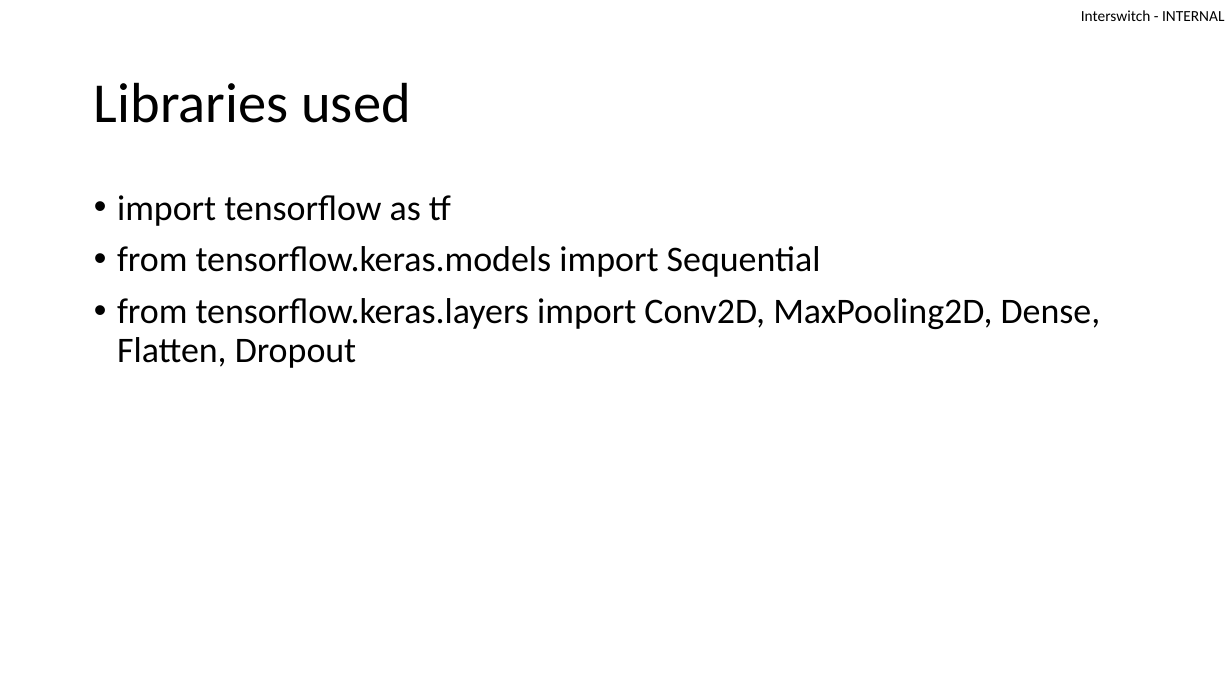
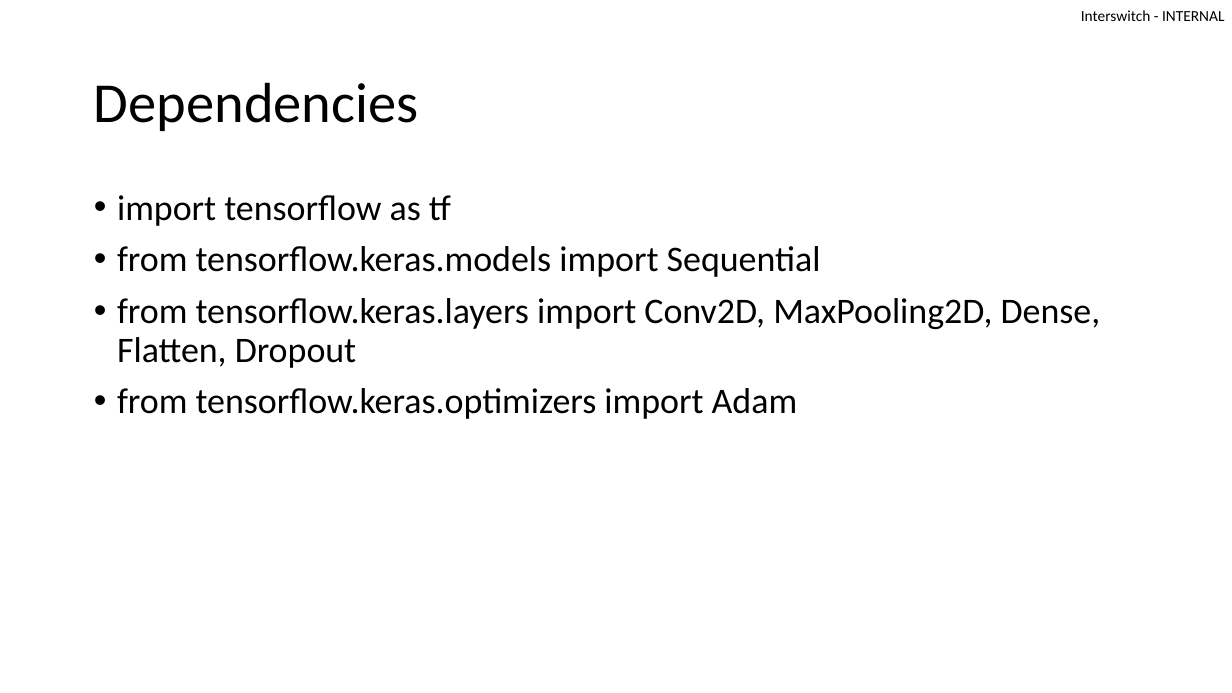
Before and after one commit to Lusomaj/Deep_Learning_individual_Project_jl, a slide deck: slide 2 of OpacityPowerPointJosephLusoma.pptx. Drawn at 1232x693 pixels with LibreOffice and Linux fonts; fonts in the diff are those of the drawing. Boxes give left, top, right and bottom in pixels: in the first picture for what was removed or moved away, otherwise in the second. Text is boxed around its words. In the diff, an @@ line names an element or a change of style, - is before the commit and + after.

```diff
--- a/OpacityPowerPointJosephLusoma.pptx
+++ b/OpacityPowerPointJosephLusoma.pptx
@@ title at (x1=94, y1=82, x2=418, y2=131): text changed @@
-Libraries used
+Dependencies
@@ text at (x1=117, y1=388, x2=797, y2=419): paragraph added @@
+• from tensorflow.keras.optimizers import Adam
```
Also in this commit, not shown: 9 other slides changed, 3 other files.
